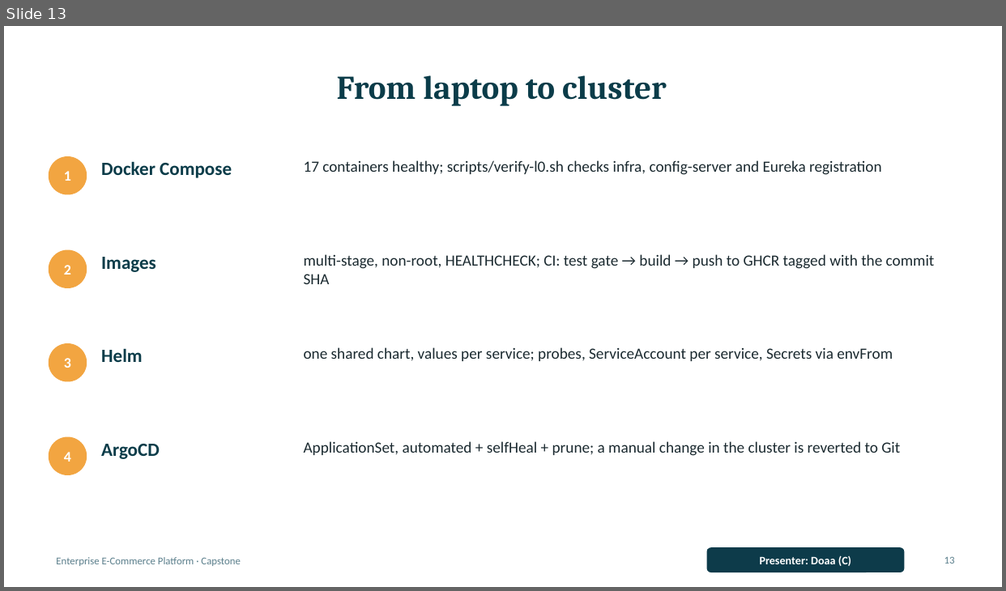
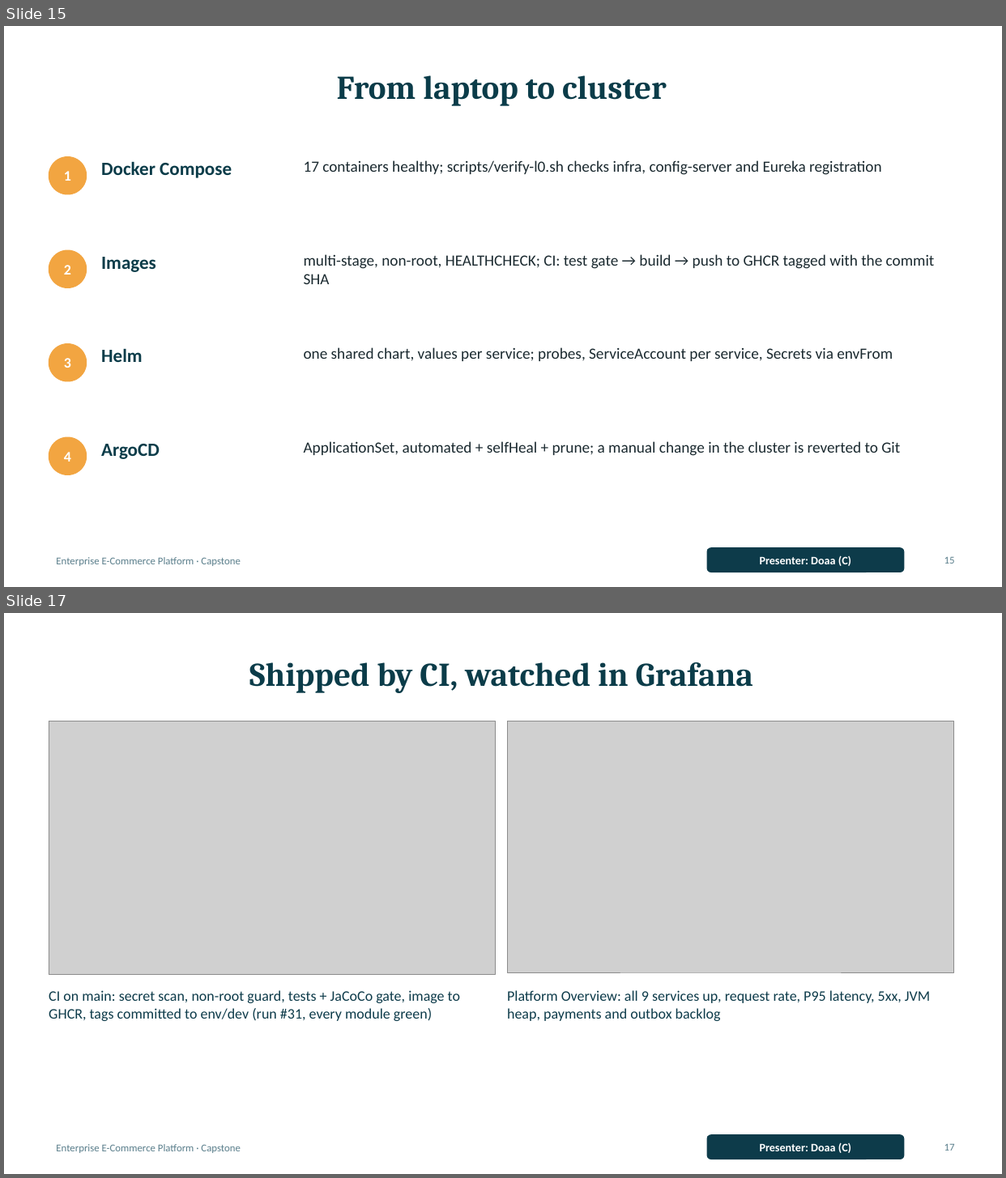
Before and after one commit to 13nour11/capstone-platform, a slide deck: docs/slides/capstone-final.pptx. Shown one above the other, each under a label of ours: slide 13 before the commit, slides 15 and 17 after it; the slides between them are not shown. The pictures are 1006x591 and 1006x1178 pixels, drawn with LibreOffice and Linux fonts; fonts in the diff are those of the drawing; grey boxes stand for pictures. Boxes give left, top, right and bottom in pixels: in the first picture for what was removed or moved away, otherwise in the second. Text is boxed around its words. In the diff, an @@ line names an element or a change of style, - is before the commit and + after.

Commit message:
capstone-L6: slides-with-live-screenshots-from-the-cluster-on-main
Four evidence slides from the kind run on main: Zipkin trace across HTTP and Kafka, B2 in
Grafana, ArgoCD 10/10 Synced/Healthy, CI on main + Platform Overview. Names as in the Team
Charter, presenter ranges updated, slide outline and demo script aligned with the deck.

```diff
--- a/docs/slides/capstone-final.pptx
+++ b/docs/slides/capstone-final.pptx
@@ slide 17 added at box(4, 613, 1002, 1174), background #FFFFFF; not listed: 1 template element that a slide beside it also shows @@
@@ title added at box(249, 662, 753, 693), 32 pt, text #0B3C49, bold @@
+Shipped by CI, watched in Grafana
@@ picture added at box(49, 721, 496, 974) @@
@@ picture added at box(507, 721, 954, 973) @@
@@ text added at box(49, 990, 460, 1021), 14 pt, text #0D3B4A @@
+CI on main: secret scan, non-root guard, tests + JaCoCo gate, image to GHCR, tags committed to env/dev (run #31, every module green)
@@ text added at box(507, 990, 930, 1021), 14 pt, text #0D3B4A @@
+Platform Overview: all 9 services up, request rate, P95 latency, 5xx, JVM heap, payments and outbox backlog
@@ rounded rectangle added at box(707, 1135, 905, 1160), fill #0D3B4A, 11 pt, text #FFFFFF, bold @@
+Presenter: Doaa (C)
@@ page number added at box(944, 1144, 955, 1151), 10 pt, text #5B7F8C @@
+17
@@ what was slide 13 is now slide 15 @@
@@ page number at box(944, 557, 955, 564): text changed @@
-13
+15
```
Also in this commit, not shown: 8 slides changed, 3 other slides added, 10 other files.
